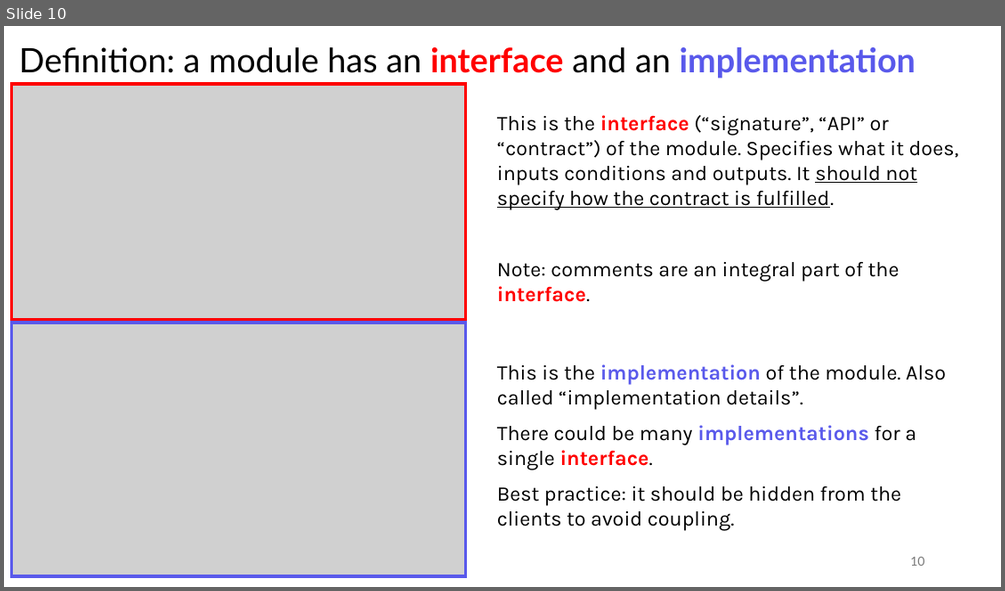
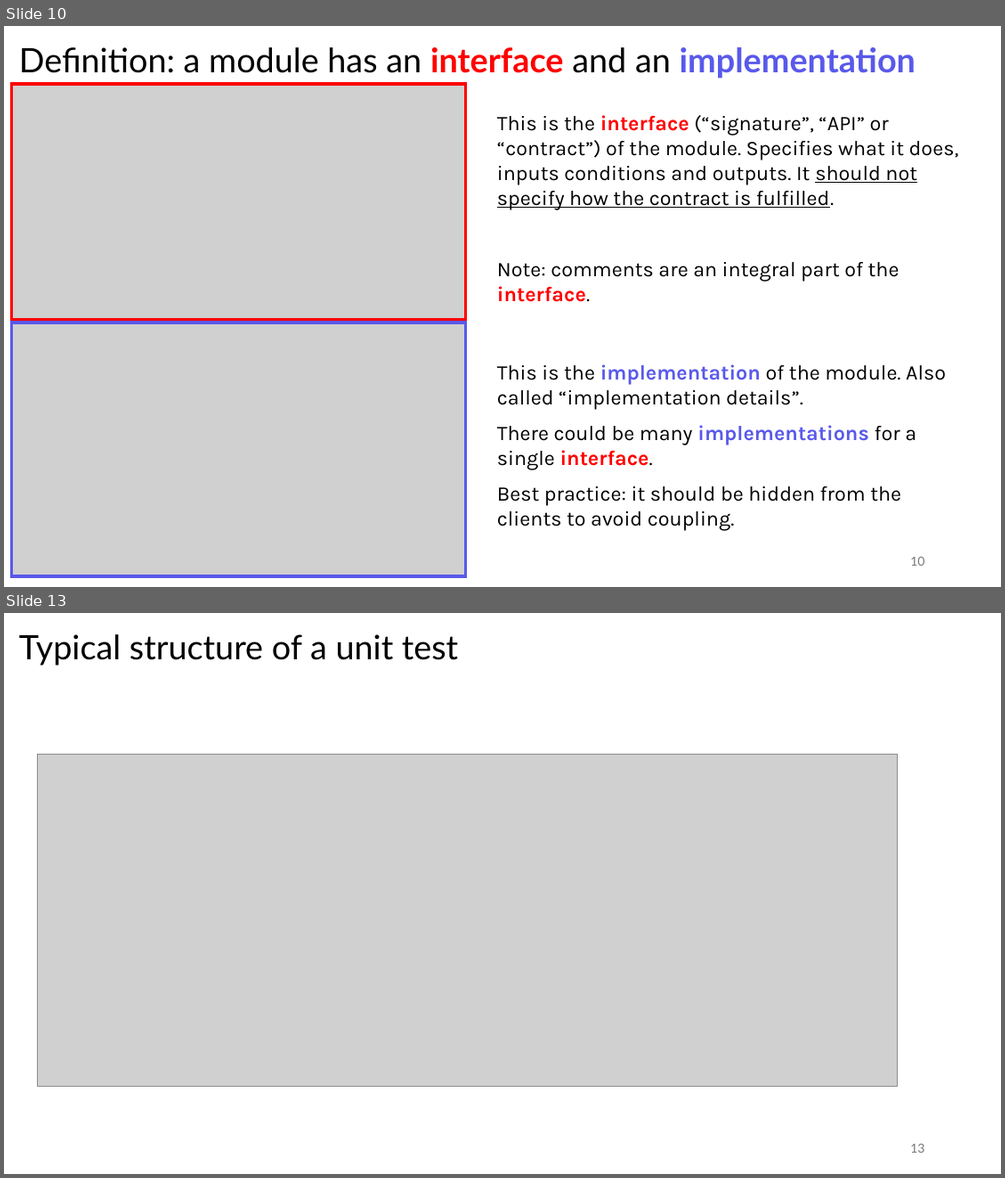
Before and after one commit to sefop/training-testing-python, a slide deck: exercises/unit-tests/instructions.pptx. Shown one above the other, each under a label of ours: slide 10 before the commit, slides 10 and 13 after it; the slides between them are not shown. The pictures are 1005x591 and 1005x1178 pixels, drawn with LibreOffice and Linux fonts; fonts in the diff are those of the drawing; grey boxes stand for pictures. Boxes give left, top, right and bottom in pixels: in the first picture for what was removed or moved away, otherwise in the second. Text is boxed around its words. In the diff, an @@ line names an element or a change of style, - is before the commit and + after.

```diff
--- a/exercises/unit-tests/instructions.pptx
+++ b/exercises/unit-tests/instructions.pptx
@@ slide 13 added at (x1=4, y1=613, x2=1001, y2=1174), background #FFFFFF @@
@@ title added at (x1=19, y1=634, x2=458, y2=666), 32.4 pt, text #000000 @@
+Typical structure of a unit test
@@ picture added at (x1=38, y1=755, x2=898, y2=1086) @@
@@ page number added at (x1=910, y1=1143, x2=924, y2=1152), 12 pt, text #797979 @@
+13
```
Also in this commit, not shown: 3 slides changed, 2 other slides added, 1 slide removed.
